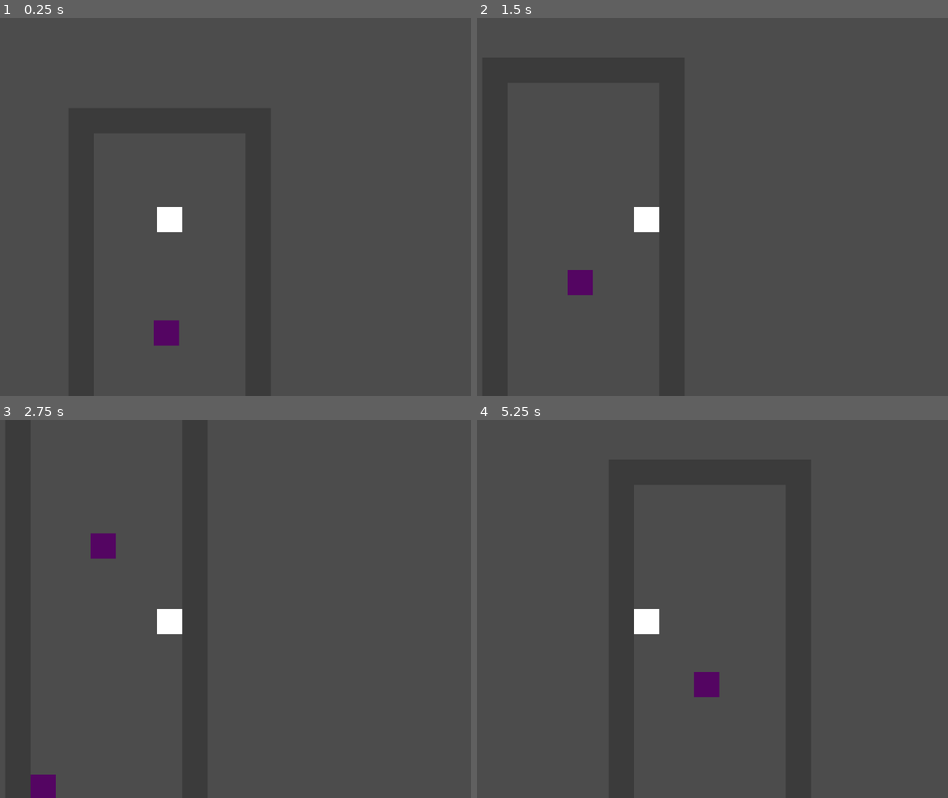
Above: before the commit, frames 1-4 (two rows, left to right).
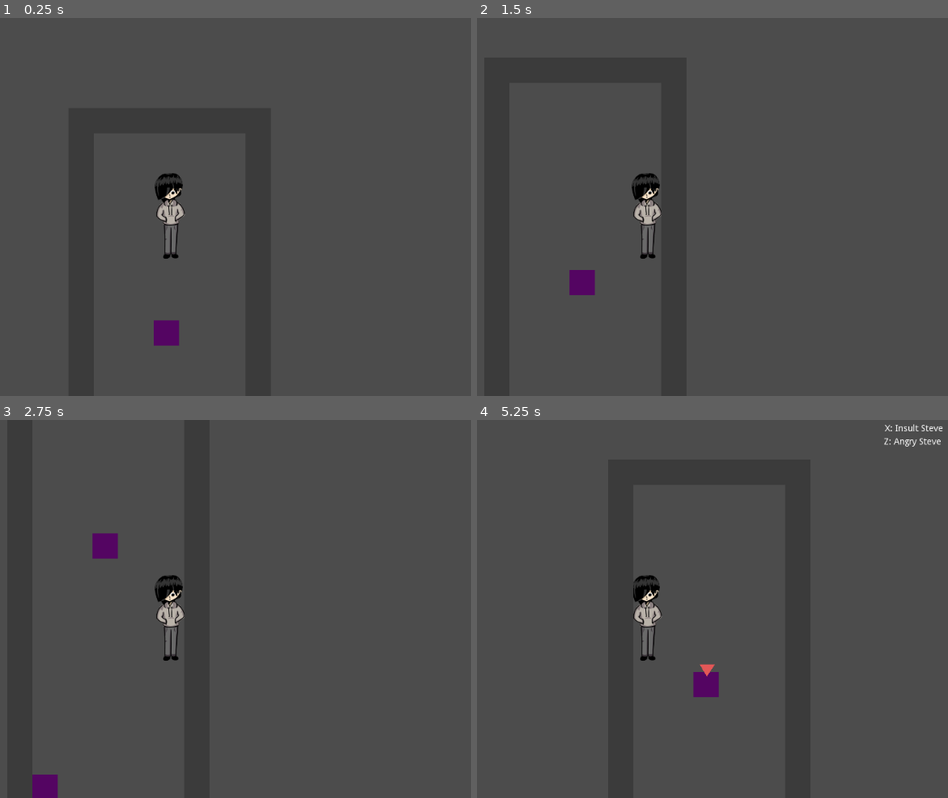
Above: after the commit, the same moments.

Repository: johnfn/ld49
Game: Godot game, scene res://Main.tscn
Same seed, same stepped clock (60 frames per second), same inputs: the game is played once before the commit and once after it.
Inputs:
- Up to frame 1 (0.25 s): no input
- Up to frame 2 (1.5 s): tap Enter at 0.5 s; hold Right (ui_right) 0.53-1.28 s; tap Space at 1.25 s; hold Down (ui_down) from 1.28 s (still down)
- Up to frame 3 (2.75 s): release Down (ui_down) at 2.03 s; hold Right (ui_right) from 2.03 s (still down)
- Up to frame 4 (5.25 s): tap Enter at 2.75 s; release Right (ui_right) at 2.78 s; hold Up (ui_up) 2.78-3.53 s; hold Left (ui_left) 3.53-5.03 s; tap Space at 5 s; hold Down (ui_down) from 5.03 s (still down)

The runs differ from the first frame. In frame 1, 0.9% of the frame differs, in the area x 32-40%, y 41-64%; in frame 2, 1.0%; in frame 3, 1.0%; in frame 4, 1.2%, in the area x 33-99%, y 1-74%.

Commit message:
small art

Diff:
--- a/Dialog.tscn
+++ b/Dialog.tscn
@@ -1,6 +1,7 @@
-[gd_scene load_steps=2 format=2]
+[gd_scene load_steps=3 format=2]
 
 [ext_resource path="res://Dialog.gd" type="Script" id=1]
+[ext_resource path="res://art/overworld/mc portrait temp.png" type="Texture" id=2]
 
 [node name="Dialog" type="ColorRect"]
 margin_left = 222.139
@@ -22,6 +23,11 @@
 "_edit_use_anchors_": false
 }
 
+[node name="mc portrait temp" type="Sprite" parent="ColorRect"]
+position = Vector2( 69.3414, 67.4361 )
+scale = Vector2( 0.267912, 0.267912 )
+texture = ExtResource( 2 )
+
 [node name="SpeakerName" type="Label" parent="."]
 margin_left = 15.735
 margin_top = 150.957
@@ -32,19 +38,9 @@
 "_edit_use_anchors_": false
 }
 
-[node name="Pointless" type="Label" parent="."]
-margin_left = 27.0445
-margin_top = 74.2493
-margin_right = 67.0445
-margin_bottom = 88.2493
-custom_colors/font_color = Color( 0, 0, 0, 1 )
-text = "This is a
-profile picture"
-__meta__ = {
-"_edit_use_anchors_": false
-}
-
 [node name="DialogText" type="Label" parent="."]
+anchor_left = 0.000578573
+anchor_right = 0.0171075
 margin_left = 168.0
 margin_top = 14.0
 margin_right = 446.0
--- a/Player.tscn
+++ b/Player.tscn
@@ -1,14 +1,16 @@
-[gd_scene load_steps=3 format=2]
+[gd_scene load_steps=4 format=2]
 
 [ext_resource path="res://Player.gd" type="Script" id=1]
+[ext_resource path="res://art/overworld/mcfront1.png" type="Texture" id=2]
 
 [sub_resource type="RectangleShape2D" id=1]
-extents = Vector2( 20, 20 )
+extents = Vector2( 22.1353, 26.8893 )
 
 [node name="Player" type="KinematicBody2D"]
 script = ExtResource( 1 )
 
 [node name="ColorRect" type="ColorRect" parent="."]
+visible = false
 margin_right = 40.0
 margin_bottom = 40.0
 __meta__ = {
@@ -16,5 +18,10 @@
 }
 
 [node name="CollisionShape2D" type="CollisionShape2D" parent="."]
-position = Vector2( 20, 20 )
+position = Vector2( 20.8764, 54.8731 )
 shape = SubResource( 1 )
+
+[node name="mcfront1" type="Sprite" parent="."]
+position = Vector2( 21.5097, 13.8608 )
+scale = Vector2( 0.570071, 0.570071 )
+texture = ExtResource( 2 )
Binary file added: art/overworld/mc portrait temp.png
Not shown, added: art/overworld/mc portrait temp.png.import
Binary file added: art/overworld/mcfront1.png
Not shown, added: art/overworld/mcfront1.png.import
Binary file added: mcfront1.png
Not shown, added: mcfront1.png.import
Not shown, added: .DS_Store
Not shown, added: art/.DS_Store
Not shown, added: art/overworld/.DS_Store
